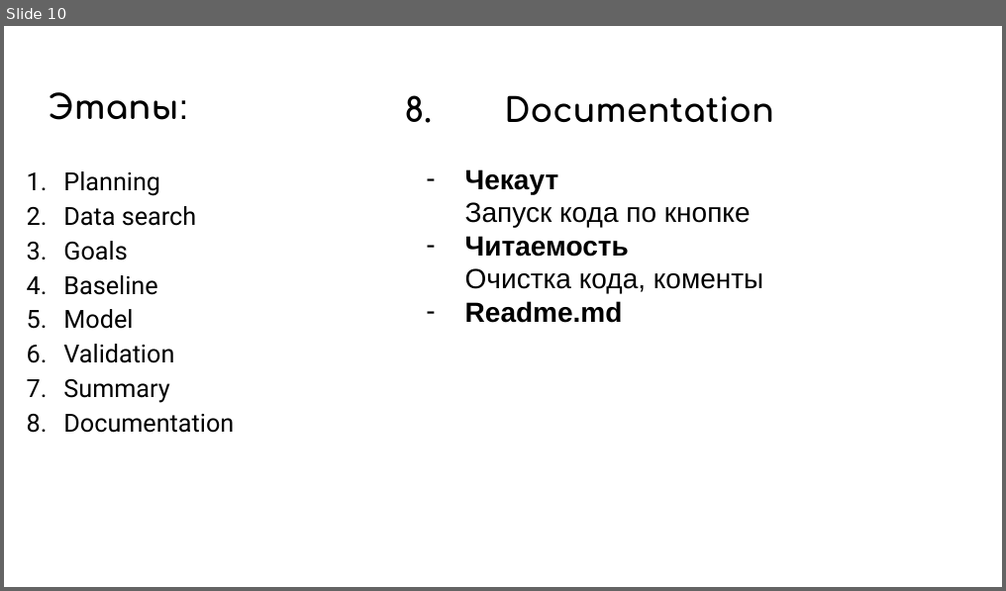
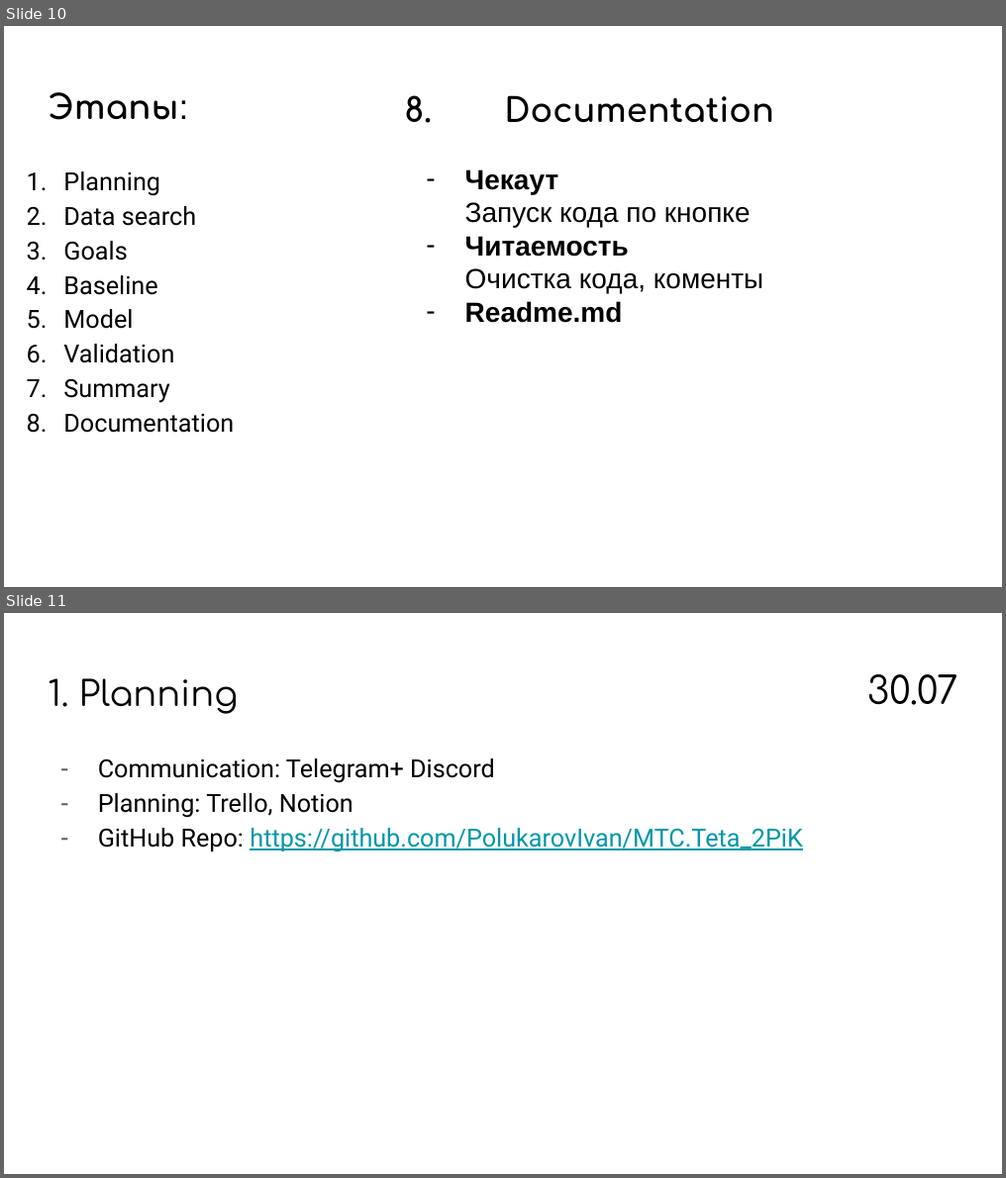
Before and after one commit to PolukarovIvan/MTC.Teta_2PiK, a slide deck: RoadMap.pptx. Shown one above the other, each under a label of ours: slide 10 before the commit, slides 10 and 11 after it. The pictures are 1006x591 and 1006x1178 pixels, drawn with LibreOffice and Linux fonts; fonts in the diff are those of the drawing. Boxes give left, top, right and bottom in pixels: in the first picture for what was removed or moved away, otherwise in the second. Text is boxed around its words. In the diff, an @@ line names an element or a change of style, - is before the commit and + after.

```diff
--- a/RoadMap.pptx
+++ b/RoadMap.pptx
@@ slide 11 added at (4,613,1002,1174), background #FFFFFF @@
@@ title added at (48,678,238,714), 25.2 pt, text #000000 @@
+1. Planning
@@ text added at (867,674,958,705), 27.3 pt, text #000000 @@
+30.07
@@ text added at (98,759,802,853), 18 pt, text #000000 @@
+– Communication: Telegram+ Discord
+– Planning: Trello, Notion
+– GitHub Repo: https://github.com/PolukarovIvan/MTC.Teta_2PiK
```
Also in this commit, not shown: 2 other slides added, 3 other files.
